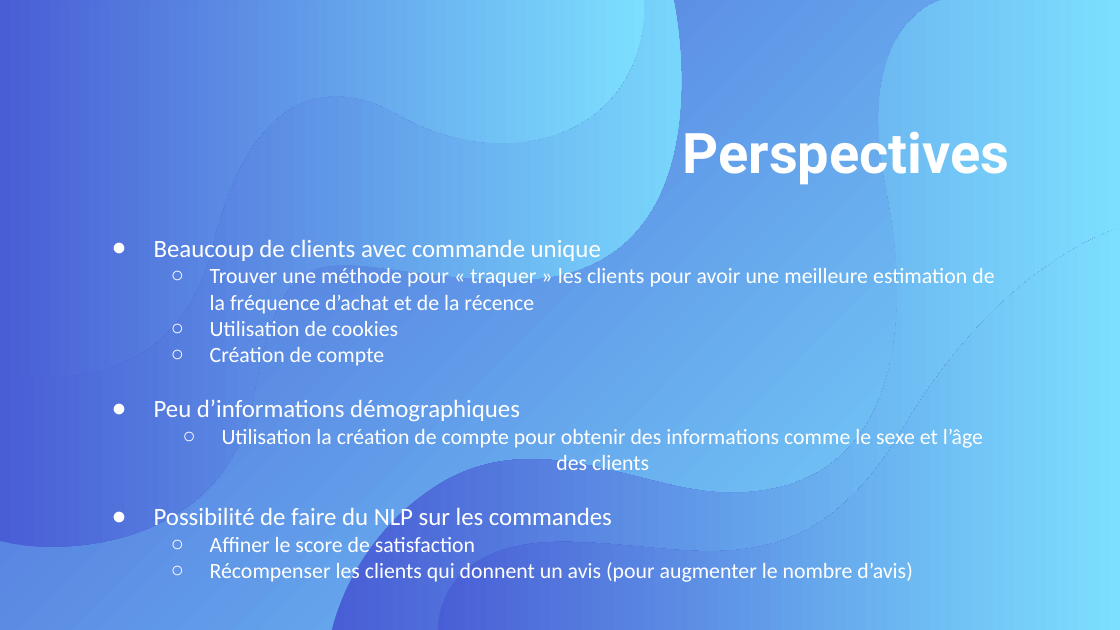
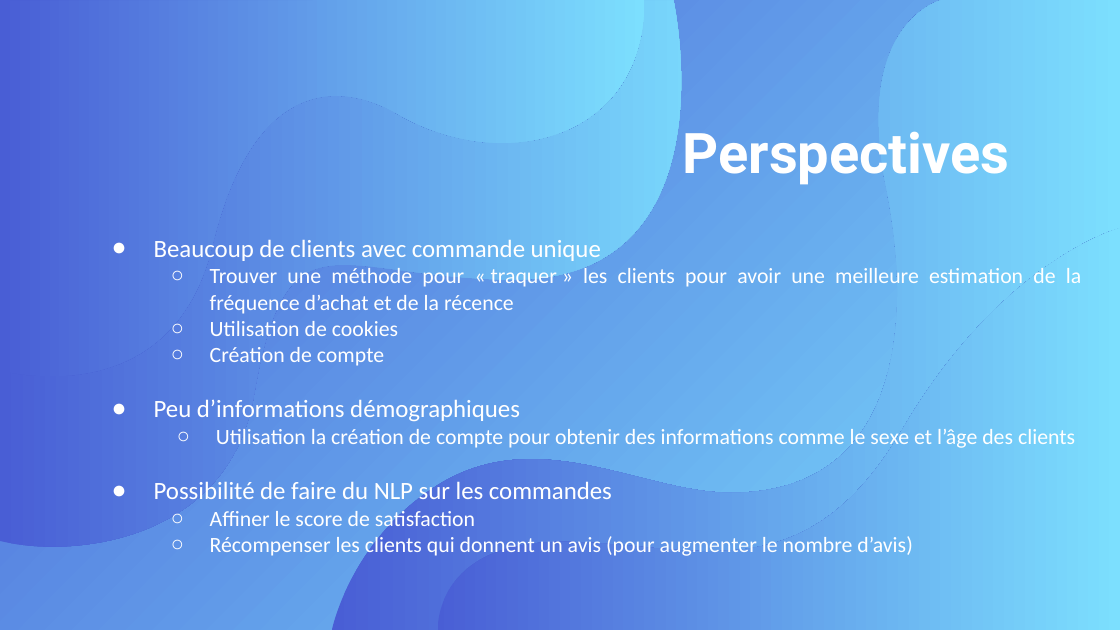
Before and after one commit to Sylvariane/segmentez_les_clients, a slide deck: slide 24 of POlist_03_presentation.pptx. Drawn at 1120x630 pixels with LibreOffice and Linux fonts; fonts in the diff are those of the drawing. Boxes give left, top, right and bottom in pixels: in the first picture for what was removed or moved away, otherwise in the second. Text is boxed around its words. In the diff, an @@ line names an element or a change of style, - is before the commit and + after.

```diff
--- a/POlist_03_presentation.pptx
+++ b/POlist_03_presentation.pptx
@@ subtitle "Beaucoup de clients avec commande ..." rewrapped from (154, 239, 994, 585) to (154, 239, 1081, 556) @@
```
Also in this commit, not shown: 22 other slides changed, 9 other files.
